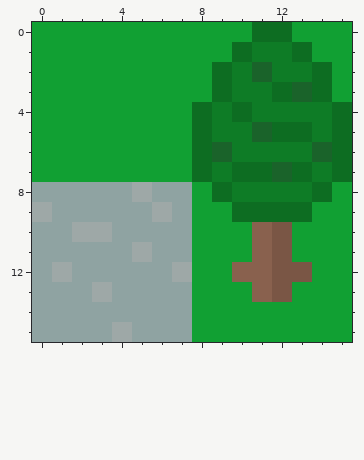
Edited in one commit: pixel-art sprite (resources/tile_map.png). This is how it looked before the edit.
The file is 16x16 pixels. Colours within 5 levels of each other are drawn and written as one.
After:
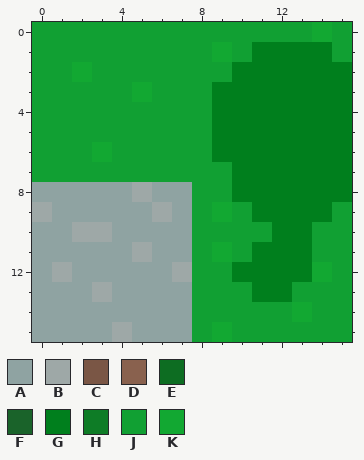
Palette (. is transparent): A #8fa3a2  B #9ea8a7  C #7a5645  D #89614e  E #0d6d22  F #1a632a  G #007f1d  H #0e7c26  J #11a033  K #12a832
The edit:
y 0: x 11..12 EE -> JJ; x 14 J -> K
y 1: x 9..14 JEHHEJ -> KJGGGG
y 2: x 2 J -> K; x 9..15 EHFHHEJ -> JGGGGGG
y 3: x 5 J -> K; x 9..15 EHHEFEJ -> GGGGGGG
y 4: x 8..15 EHEHHHHE -> JGGGGGGG
y 5: x 8..15 EHHFEEHE -> JGGGGGGG
y 6: x 3 J -> K; x 8..15 EFHHHHFE -> JGGGGGGG
y 7: x 8..15 EHEEFEHE -> JJGGGGGG
y 8: x 9..15 EHHHHEJ -> JGGGGGG
y 9: x 9..14 JEEEEJ -> KJGGGG
y 10: x 11..13 DCJ -> JGG
y 11: x 9 J -> K; x 11..13 DCJ -> GGG
y 12: x 10..14 DDCCJ -> GGGGK
y 13: x 11..12 DC -> GG
y 14: x 13 J -> K
y 15: x 9 J -> K
Changed places in both pictures, as pixel boxes (x1, y1, x2, y2):
changed: (72, 22, 352, 342)
